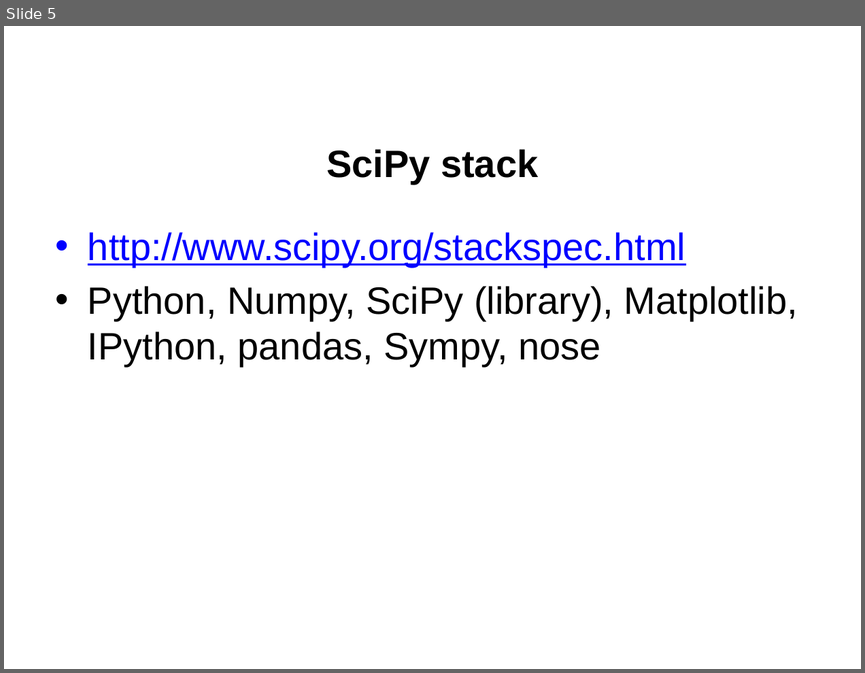
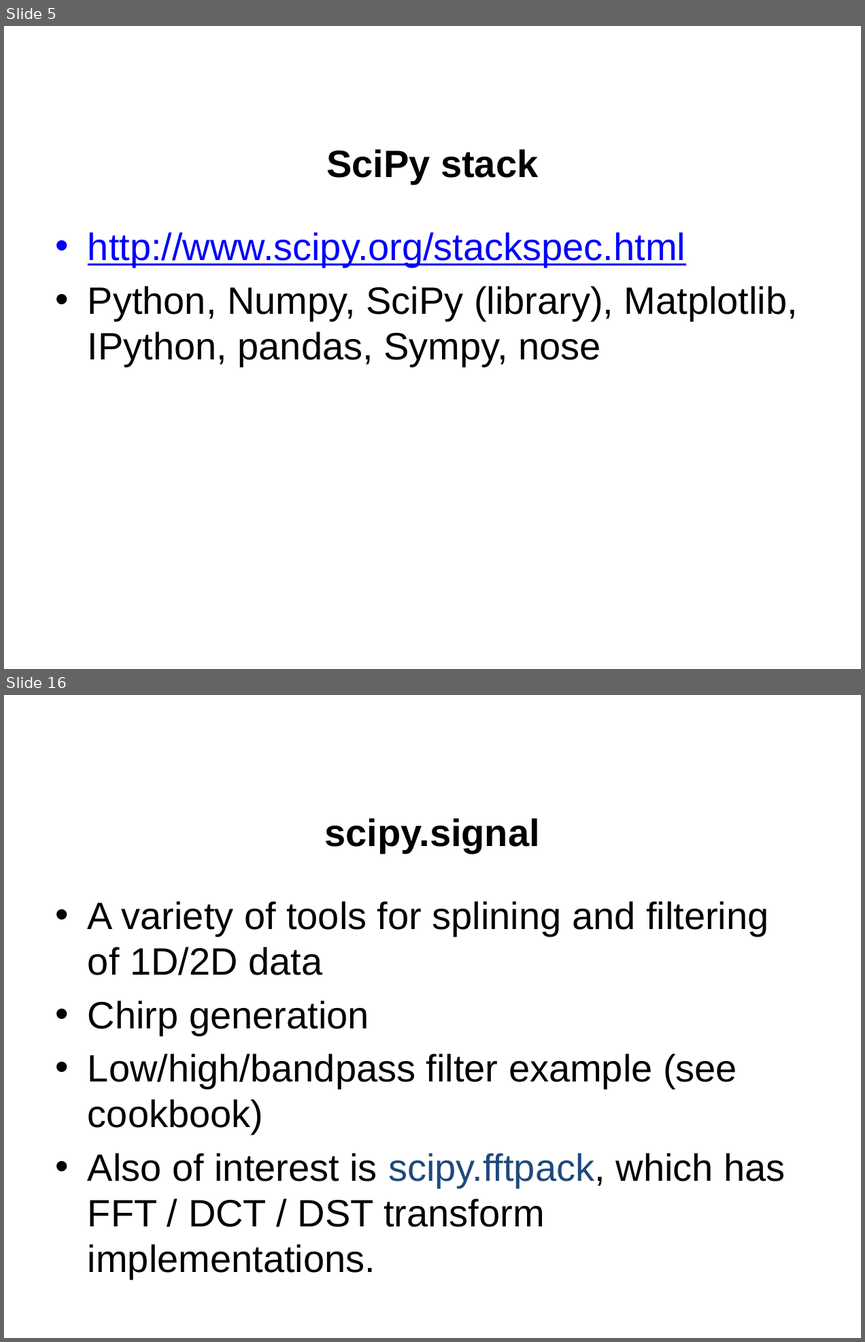
Before and after one commit to jgerity/talks, a slide deck: 2016/computing_workgroup/python_modules/python_scientific_modules.pptx. Shown one above the other, each under a label of ours: slide 5 before the commit, slides 5 and 16 after it; the slides between them are not shown. The pictures are 865x673 and 865x1342 pixels, drawn with LibreOffice and Linux fonts; fonts in the diff are those of the drawing; background and template pictures are left out. Boxes give left, top, right and bottom in pixels: in the first picture for what was removed or moved away, otherwise in the second. Text is boxed around its words. In the diff, an @@ line names an element or a change of style, - is before the commit and + after.

```diff
--- a/2016/computing_workgroup/python_modules/python_scientific_modules.pptx
+++ b/2016/computing_workgroup/python_modules/python_scientific_modules.pptx
@@ slide 16 added at bbox=[4, 695, 861, 1338], background picture (left out) @@
@@ title added at bbox=[325, 818, 540, 853], 32 pt, text #000000, bold @@
+scipy.signal
@@ text added at bbox=[88, 901, 785, 1279], 32 pt, text #000000 @@
+• A variety of tools for splining and filtering of 1D/2D data
+• Chirp generation
+• Low/high/bandpass filter example (see cookbook)
+• Also of interest is scipy.fftpack, which has FFT / DCT / DST transform implementations.
```
Also in this commit, not shown: 7 slides changed, 10 other slides added, 2 slides removed.
